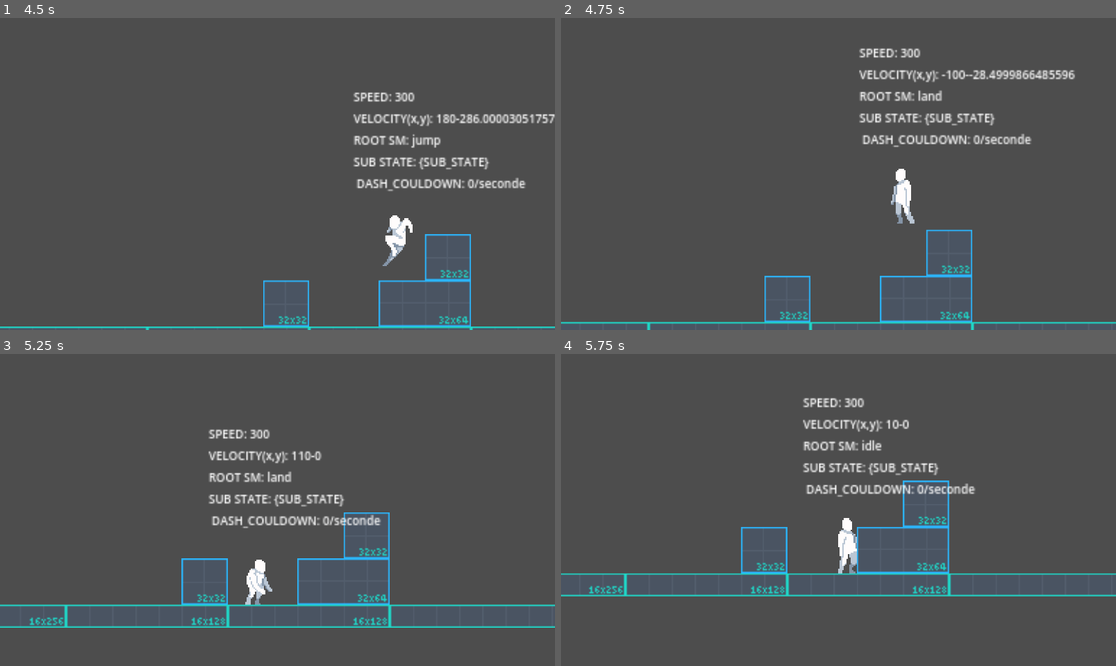
Above: before the commit, frames 1-4 (two rows, left to right).
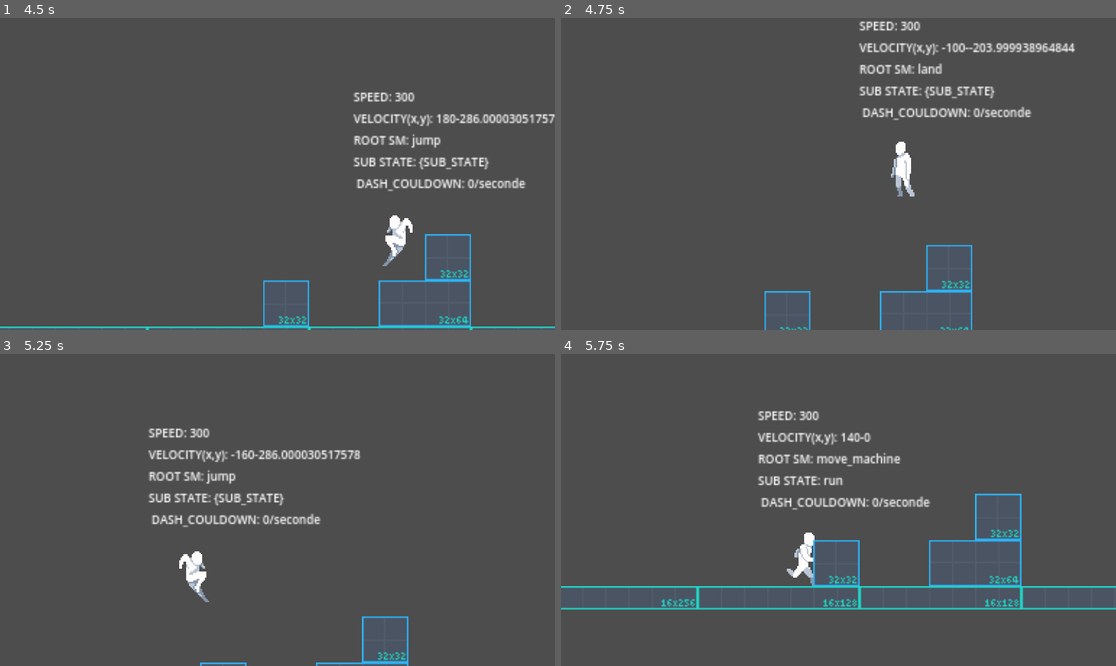
Above: after the commit, the same moments.

Repository: AllanCerveaux/godot_platformer_toy
Game: Godot game, scene res://Main.tscn
Two runs of this game, one before a commit and one after it. Both use one fixed random seed, a clock stepped at 60 frames per second and the inputs below.
Inputs:
- Up to frame 1 (4.5 s): hold Right (move_right) 0.53-2.03 s; tap Space (jump) at 0.6, 0.77, 1.07, 1.52, 1.55, 1.82, 2.3, 2.85, 3.02, 3.32, 3.77, 3.8, 4.07 s; tap C (dash) at 1.35, 3.6 s; hold Left (move_left) 2.03-2.78 s; tap Shift (walk) at 2.1, 4.35 s; hold Right (move_right) 2.78-4.28 s; hold Left (move_left) from 4.28 s (still down)
- Up to frame 2 (4.75 s): keep holding Left (move_left); tap Space (jump) at 4.52, 4.55 s
- Up to frame 3 (5.25 s): tap Space (jump) at 4.82, 5.1 s; release Left (move_left) at 5.03 s; hold Right (move_right) from 5.03 s (still down)
- Up to frame 4 (5.75 s): keep holding Right (move_right)

Frame 1 is identical in both runs. In frame 2, 7.3% of the frame differs, in the area x 0-100%, y 1-100%; in frame 3, 8.8%; in frame 4, 12%, in the area x 0-100%, y 14-82%.

Commit message:
remove player wall action

Diff:
--- a/src/entities/player.gd
+++ b/src/entities/player.gd
@@ -36,14 +36,6 @@
 func _physics_process(delta: float) -> void:
 	if not is_on_floor():
 		velocity.y += gravity * delta
-
-	if not is_on_floor() and is_on_wall_only() and DIRECTION != 0:
-		velocity.y /= 2
-
-	if input.is_action_just_pressed("jump") and not is_on_floor() and is_on_wall_only():
-		DIRECTION *= -1
-		velocity.y = JUMP_VELOCITY
-		velocity.x = (SPEED) * DIRECTION
 
 	# Handle Jump.
 	if input.is_action_just_pressed("jump") and is_on_floor() and !input.is_action_pressed("ui_down"):
